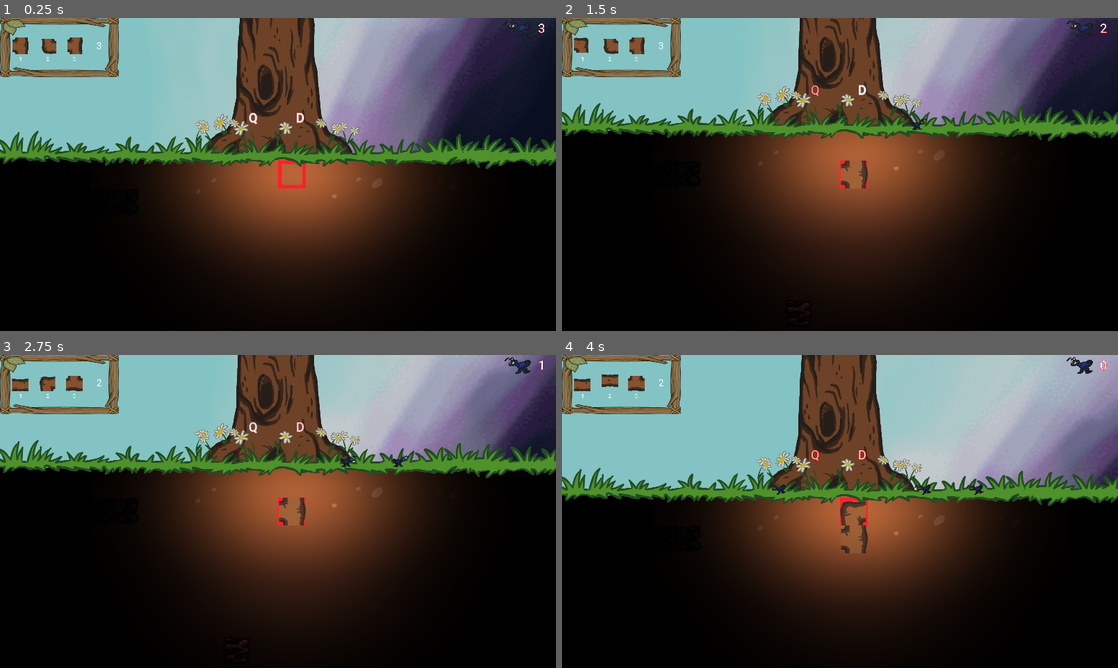
Above: before the commit, frames 1-4 (two rows, left to right).
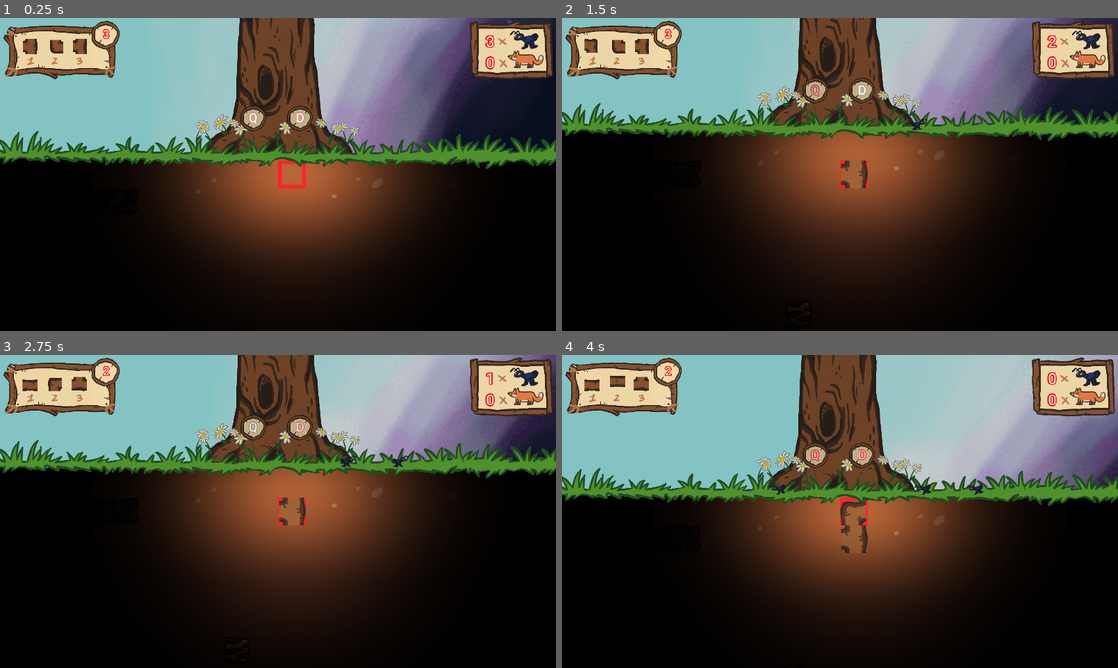
Above: after the commit, the same moments.

Repository: DEF-42/treeOfLife
Game: Godot game, scene res://Scenes/World.tscn
The game is run twice, just before and just after one commit, with the same random seed, the same clock (stepped at 60 frames per second) and the same inputs.
Inputs:
- Up to frame 1 (0.25 s): no input
- Up to frame 2 (1.5 s): tap Enter (ui_accept) at 0.5, 0.6, 0.77, 1.07 s; hold D (spawn_ally_right) 0.53-1.28 s; hold Down (ui_down) from 1.28 s (still down); tap Keypad 1 (first_root) at 1.35 s
- Up to frame 3 (2.75 s): tap Enter (ui_accept) at 1.52, 1.55, 1.82, 2.3 s; release Down (ui_down) at 2.03 s; hold D (spawn_ally_right) from 2.03 s (still down); tap Keypad 0 (refresh_roots) at 2.1 s
- Up to frame 4 (4 s): release D (spawn_ally_right) at 2.78 s; hold Up (ui_up) 2.78-3.53 s; tap Keypad 2 (second_root) at 2.85 s; tap Enter (ui_accept) at 3.02, 3.05, 3.32, 3.77, 3.8 s; hold A (spawn_ally_left) from 3.53 s (still down); tap Keypad 3 (third_root) at 3.6 s

The runs differ from the first frame. In frame 1, 6.6% of the frame differs, in the area x 0-100%, y 0-37%; in frame 2, 6.7%; in frame 3, 6.7%, in the area x 0-100%, y 0-28%; in frame 4, 6.7%.

Commit message:
Integrate UI elements

Diff:
--- a/Scenes/GameOver.tscn
+++ b/Scenes/GameOver.tscn
@@ -1,9 +1,10 @@
-[gd_scene load_steps=5 format=2]
+[gd_scene load_steps=6 format=2]
 
 [ext_resource path="res://Assets/jmj.png" type="Texture" id=1]
 [ext_resource path="res://Assets/roboto_24.tres" type="DynamicFont" id=2]
 [ext_resource path="res://Scripts/GameOver.gd" type="Script" id=3]
 [ext_resource path="res://Sounds/GAME_OVER_v2.wav" type="AudioStream" id=4]
+[ext_resource path="res://Sounds/Outside/crack-3.wav" type="AudioStream" id=5]
 
 [node name="GameOver" type="Node2D"]
 script = ExtResource( 3 )
@@ -60,3 +61,7 @@
 stream = ExtResource( 4 )
 volume_db = -3.0
 autoplay = true
+
+[node name="AudioStreamPlayer2" type="AudioStreamPlayer" parent="."]
+stream = ExtResource( 5 )
+autoplay = true
--- a/Scenes/Outside/Tree.tscn
+++ b/Scenes/Outside/Tree.tscn
@@ -1,9 +1,8 @@
-[gd_scene load_steps=11 format=2]
+[gd_scene load_steps=10 format=2]
 
 [ext_resource path="res://Assets/Outside/Arbre/grosArbre.png" type="Texture" id=1]
 [ext_resource path="res://Assets/Outside/herbe.png" type="Texture" id=2]
 [ext_resource path="res://Scripts/Outside/Tree.gd" type="Script" id=3]
-[ext_resource path="res://Sounds/Outside/crack-3.wav" type="AudioStream" id=4]
 [ext_resource path="res://Assets/Outside/Fleurs/fleur04.png" type="Texture" id=5]
 [ext_resource path="res://Sounds/Outside/crack-2.wav" type="AudioStream" id=6]
 [ext_resource path="res://Sounds/Outside/crack-1.wav" type="AudioStream" id=7]
@@ -78,6 +77,3 @@
 
 [node name="HurtTreeLvl2" type="AudioStreamPlayer" parent="."]
 stream = ExtResource( 6 )
-
-[node name="HurtTreeLvl3" type="AudioStreamPlayer" parent="."]
-stream = ExtResource( 4 )
--- a/Scenes/UI/RootSelector.tscn
+++ b/Scenes/UI/RootSelector.tscn
@@ -1,21 +1,36 @@
-[gd_scene load_steps=6 format=2]
+[gd_scene load_steps=9 format=2]
 
 [ext_resource path="res://Scenes/Underground/Items/Root.tscn" type="PackedScene" id=1]
 [ext_resource path="res://Assets/roboto_26.tres" type="DynamicFont" id=2]
-[ext_resource path="res://Assets/UI/placeholder_root_selector_frame.png" type="Texture" id=3]
+[ext_resource path="res://Assets/UI/ui.png" type="Texture" id=3]
 [ext_resource path="res://Scripts/UI/RootSelector.gd" type="Script" id=4]
-[ext_resource path="res://Assets/roboto_24.tres" type="DynamicFont" id=5]
+[ext_resource path="res://Assets/UI/round_ui.png" type="Texture" id=5]
+[ext_resource path="res://Assets/UI/1-2-3_selector.png" type="Texture" id=6]
+[ext_resource path="res://Assets/Roboto-Regular.ttf" type="DynamicFontData" id=7]
+
+[sub_resource type="DynamicFont" id=1]
+size = 60
+outline_size = 4
+outline_color = Color( 1, 0, 0, 1 )
+font_data = ExtResource( 7 )
 
 [node name="RootSelector" type="Node2D"]
+position = Vector2( 52, 0 )
 z_index = 3
 script = ExtResource( 4 )
 
 [node name="Sprite" type="Sprite" parent="."]
-position = Vector2( 285, 140 )
-scale = Vector2( 1.425, 1 )
+position = Vector2( 267.919, 158 )
+scale = Vector2( 1.50812, 1.33962 )
 texture = ExtResource( 3 )
 
+[node name="1-2-3Selector" type="Sprite" parent="."]
+position = Vector2( 226.5, 202.75 )
+scale = Vector2( 1.5, 1.5 )
+texture = ExtResource( 6 )
+
 [node name="SelectKeyLabel" type="Label" parent="."]
+visible = false
 margin_left = 79.0
 margin_top = 180.0
 margin_right = 119.0
@@ -23,11 +38,9 @@
 custom_fonts/font = ExtResource( 2 )
 text = "1"
 align = 1
-__meta__ = {
-"_edit_use_anchors_": true
-}
 
 [node name="SelectKeyLabel2" type="Label" parent="."]
+visible = false
 margin_left = 209.0
 margin_top = 180.0
 margin_right = 249.0
@@ -35,11 +48,9 @@
 custom_fonts/font = ExtResource( 2 )
 text = "2"
 align = 1
-__meta__ = {
-"_edit_use_anchors_": true
-}
 
 [node name="SelectKeyLabel3" type="Label" parent="."]
+visible = false
 margin_left = 336.0
 margin_top = 180.0
 margin_right = 376.0
@@ -47,11 +58,9 @@
 custom_fonts/font = ExtResource( 2 )
 text = "3"
 align = 1
-__meta__ = {
-"_edit_use_anchors_": true
-}
 
 [node name="RootsGroup" type="Node2D" parent="."]
+position = Vector2( 0, -9 )
 
 [node name="Root" parent="RootsGroup" instance=ExtResource( 1 )]
 position = Vector2( 98, 134 )
@@ -62,10 +71,15 @@
 [node name="Root3" parent="RootsGroup" instance=ExtResource( 1 )]
 position = Vector2( 356, 133 )
 
+[node name="RoundUi" type="Sprite" parent="RootsGroup"]
+position = Vector2( 492.5, 75.75 )
+scale = Vector2( 1.3, 1.3 )
+texture = ExtResource( 5 )
+
 [node name="AvailableRefreshCounter" type="Label" parent="."]
-margin_left = 463.0
-margin_top = 106.0
-margin_right = 503.0
-margin_bottom = 161.0
-custom_fonts/font = ExtResource( 5 )
+margin_left = 479.0
+margin_top = 26.0
+margin_right = 513.0
+margin_bottom = 97.0
+custom_fonts/font = SubResource( 1 )
 text = "3"
--- a/Scenes/UI/UnitsManager.tscn
+++ b/Scenes/UI/UnitsManager.tscn
@@ -1,12 +1,14 @@
-[gd_scene load_steps=5 format=2]
+[gd_scene load_steps=7 format=2]
 
 [ext_resource path="res://Assets/Roboto-Regular.ttf" type="DynamicFontData" id=1]
 [ext_resource path="res://Assets/Outside/fourmi.png" type="Texture" id=2]
 [ext_resource path="res://Scripts/UI/UnitsManager.gd" type="Script" id=3]
+[ext_resource path="res://Assets/UI/ui.png" type="Texture" id=4]
+[ext_resource path="res://Assets/UI/ui_droite.png" type="Texture" id=5]
 
 [sub_resource type="DynamicFont" id=1]
-size = 90
-outline_size = 2
+size = 50
+outline_size = 4
 outline_color = Color( 1, 0, 0, 1 )
 font_data = ExtResource( 1 )
 
@@ -14,25 +16,55 @@
 z_index = 3
 script = ExtResource( 3 )
 
+[node name="Sprite" type="Sprite" parent="."]
+visible = false
+position = Vector2( 139, 85 )
+scale = Vector2( 0.608273, 0.688679 )
+texture = ExtResource( 4 )
+
 [node name="FourmisManager" type="Node2D" parent="."]
+visible = false
+position = Vector2( 64, 52 )
 
 [node name="Sprite" type="Sprite" parent="FourmisManager"]
+visible = false
 scale = Vector2( 0.4, 0.4 )
 texture = ExtResource( 2 )
 centered = false
 
-[node name="SpawnQLabel" type="Label" parent="FourmisManager/Sprite"]
+[node name="UiDroite" type="Sprite" parent="."]
+light_mask = 2
+position = Vector2( 155, 109 )
+texture = ExtResource( 5 )
+
+[node name="FourmisNbrLabel" type="Label" parent="."]
 anchor_left = 1.174
 anchor_top = 0.5
 anchor_right = 1.174
 anchor_bottom = 0.5
-margin_left = 5.2
-margin_top = -53.0
-margin_right = 67.2
-margin_bottom = 53.0
+margin_left = 69.0
+margin_top = 51.0
+margin_right = 97.0
+margin_bottom = 111.0
 custom_fonts/font = SubResource( 1 )
-text = "  0"
+text = "0"
 align = 1
 __meta__ = {
 "_edit_use_anchors_": true
 }
+
+[node name="RenardsNbrLabel" type="Label" parent="."]
+anchor_left = 1.174
+anchor_top = 0.5
+anchor_right = 1.174
+anchor_bottom = 0.5
+margin_left = 69.0
+margin_top = 123.0
+margin_right = 97.0
+margin_bottom = 183.0
+custom_fonts/font = SubResource( 1 )
+text = "0"
+align = 1
+__meta__ = {
+"_edit_use_anchors_": true
+}
--- a/Scenes/World.tscn
+++ b/Scenes/World.tscn
@@ -12,6 +12,7 @@
 [ext_resource path="res://Scripts/OST.gd" type="Script" id=10]
 [ext_resource path="res://Scenes/UI/UnitsManager.tscn" type="PackedScene" id=11]
 [ext_resource path="res://Assets/Outside/full_light.png" type="Texture" id=12]
+[ext_resource path="res://Assets/UI/round_ui.png" type="Texture" id=13]
 
 [sub_resource type="Animation" id=1]
 resource_name = "DayCycleRotation"
@@ -166,20 +167,22 @@
 [node name="World" type="Node2D"]
 script = ExtResource( 1 )
 __meta__ = {
-"_edit_horizontal_guides_": [ 90.0, 176.0 ]
+"_edit_horizontal_guides_": [ 90.0, 176.0, 9.0, 187.0 ]
 }
 
 [node name="UIContainer" type="CanvasLayer" parent="."]
 
 [node name="RootSelector" parent="UIContainer" instance=ExtResource( 4 )]
 light_mask = 2
-scale = Vector2( 0.6, 0.6 )
+position = Vector2( 33, 13 )
+scale = Vector2( 0.55, 0.55 )
 
 [node name="CanvasLayer" type="CanvasLayer" parent="."]
 
 [node name="UnitsManager" parent="CanvasLayer" instance=ExtResource( 11 )]
 light_mask = 2
-position = Vector2( 1450, 0 )
+position = Vector2( 1340, -1 )
+scale = Vector2( 0.85, 0.85 )
 
 [node name="DayCycle" type="Sprite" parent="."]
 light_mask = 2
@@ -218,6 +221,18 @@
 
 [node name="AllyRightSpawner" type="Node2D" parent="AllySpawners"]
 position = Vector2( 912, 476 )
+
+[node name="Sprite" type="Sprite" parent="AllySpawners"]
+light_mask = 2
+position = Vector2( 729, 379 )
+scale = Vector2( 0.65, 0.65 )
+texture = ExtResource( 13 )
+
+[node name="Sprite2" type="Sprite" parent="AllySpawners"]
+light_mask = 2
+position = Vector2( 863, 379 )
+scale = Vector2( 0.65, 0.65 )
+texture = ExtResource( 13 )
 
 [node name="SpawnQLabel" type="Label" parent="AllySpawners"]
 margin_left = 709.0
@@ -267,7 +282,7 @@
 script = ExtResource( 10 )
 
 [node name="Light2D" type="Light2D" parent="."]
-position = Vector2( 801, 462.5 )
+position = Vector2( 799, 464 )
 scale = Vector2( 5.24, 2.6925 )
 texture = ExtResource( 12 )
 energy = 0.9
--- a/Scripts/Outside/Enemy.gd
+++ b/Scripts/Outside/Enemy.gd
@@ -43,7 +43,7 @@
 
 func _get_tree_sprite() -> String:
 	var tree_hp = GAME.get_tree_hp()
-	var sprite_path = $"../AudioStreamPlayer2D"
+	var sprite_path = "res://Assets/Outside/Arbre/grosArbre1HP.png"
 	if tree_hp == 3:
 		sprite_path = "res://Assets/Outside/Arbre/grosArbre.png"
 	elif tree_hp == 2:
--- a/Scripts/Outside/Tree.gd
+++ b/Scripts/Outside/Tree.gd
@@ -19,6 +19,4 @@
 		$HurtTreeLvl1.play()
 	elif spritePath == "res://Assets/Outside/Arbre/grosArbre1HP.png":
 		$HurtTreeLvl2.play()
-	else:
-		$HurtTreeLvl3.play()
 	sprite_path = spritePath
--- a/Scripts/UI/RootSelector.gd
+++ b/Scripts/UI/RootSelector.gd
@@ -66,10 +66,11 @@
 		_randomize_root(root)
 
 func _randomize_root(root: Node2D):
-	var root_sprite = root.get_child(0)
-	root.get_child(0).region_rect = _get_random_root_texture()
-	root.rotate(_get_random_root_rotation())
-	_define_available_link(root)
+	if root.get_child(0) != null:
+		var root_sprite = root.get_child(0)
+		root.get_child(0).region_rect = _get_random_root_texture()
+		root.rotate(_get_random_root_rotation())
+		_define_available_link(root)
 
 func _randomize_all_roots():
 	for root in $RootsGroup.get_children():
--- a/Scripts/UI/UnitsManager.gd
+++ b/Scripts/UI/UnitsManager.gd
@@ -2,4 +2,4 @@
 
 
 func _process(delta):
-	$FourmisManager/Sprite/SpawnQLabel.set_text(str(GAME.get_available_ants()))
+	$FourmisNbrLabel.set_text(str(GAME.get_available_ants()))
--- a/Scripts/World.gd
+++ b/Scripts/World.gd
@@ -22,7 +22,6 @@
 func _process(_delta):
 	if GAME.get_tree_hp() == 0:
 		# On laisse le temps de jouer le son de chute de l'arbre
-		yield(get_tree().create_timer(2.0), "timeout")
 		get_tree().change_scene("res://Scenes/GameOver.tscn")
 	if Input.is_action_just_pressed("spawn_ally_left"):
 		EVENTS.emit_signal("activate_ally_spawner", $AllySpawners/AllyLeftSpawner)
Binary file added: Assets/UI/1-2-3_selector.png
Not shown, added: Assets/UI/1-2-3_selector.png.import
Binary file added: Assets/UI/round_ui.png
Not shown, added: Assets/UI/round_ui.png.import
Binary file added: Assets/UI/ui.png
Not shown, added: Assets/UI/ui.png.import
Binary file added: Assets/UI/ui_droite.png
Not shown, added: Assets/UI/ui_droite.png.import
Not shown: 1 places in Scenes/World.tscn that only renumber resources
